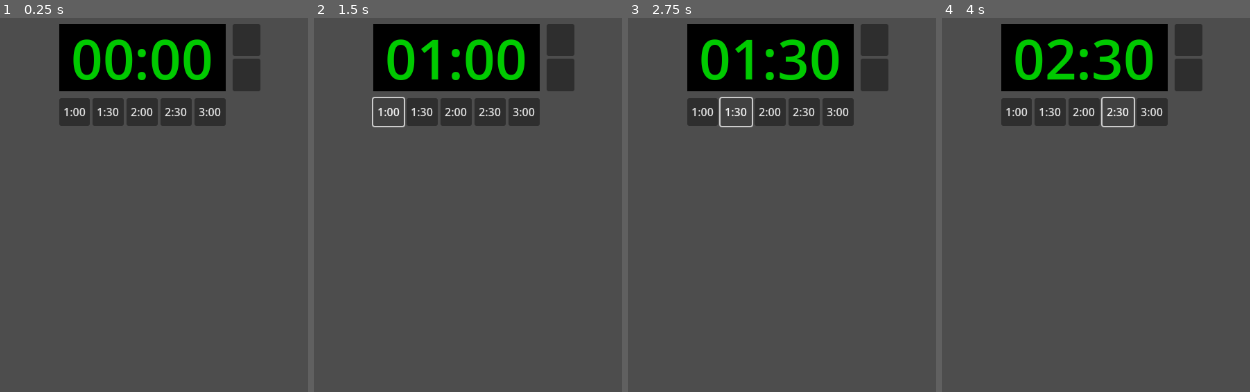
Above: before the commit, frames 1-4 (left to right).
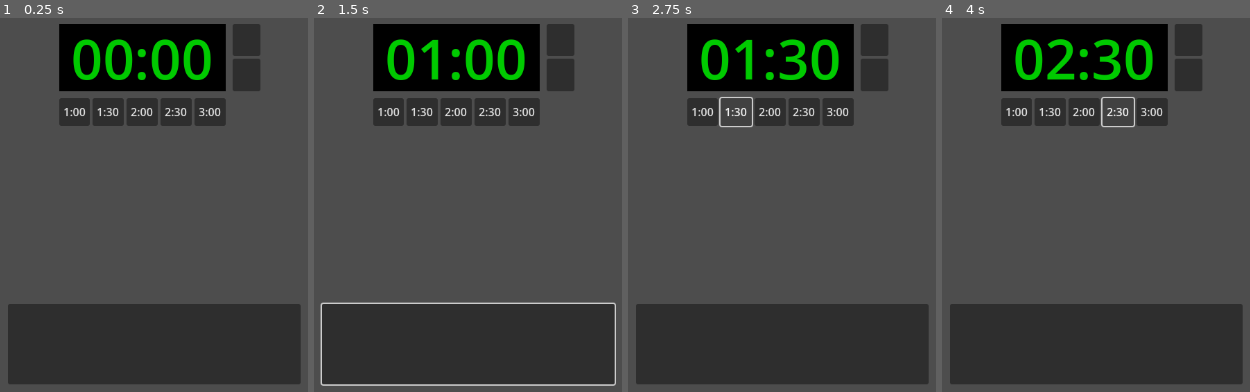
Above: after the commit, the same moments.

Repository: jonatas57/placar-morganti
Game: Godot game, scene res://control.tscn
Two runs of this game, one before a commit and one after it. Both use one fixed random seed, a clock stepped at 60 frames per second and the inputs below.
Inputs (mouse positions are in pixels of both pictures, inside the frame that each line leads up to; where the layout moved, square brackets give the same spot in the first picture):
- Up to frame 1 (0.25 s): no input
- Up to frame 2 (1.5 s): click "1:00" at 0.5 s; click (468, 343) [387, 111] at 1.25 s
- Up to frame 3 (2.75 s): click "1:30" at 2 s
- Up to frame 4 (4 s): click "2:00" at 2.75 s; click "2:30" at 3.5 s

The runs differ from the first frame. In frame 1, 20% of the frame differs, in the area x 2-98%, y 76-98%; in frame 2, 22%, in the area x 1-99%, y 21-99%; in frame 3, 20%; in frame 4, 20%.

Commit message:
feat: adiciona segunda tela

Diff:
--- a/control.tscn
+++ b/control.tscn
@@ -104,3 +104,19 @@
 [node name="Stop" type="Button" parent="TimerArea/TimeControls"]
 layout_mode = 2
 size_flags_vertical = 3
+
+[node name="Button" type="Button" parent="."]
+layout_mode = 0
+offset_left = 382.0
+offset_top = 469.0
+offset_right = 804.0
+offset_bottom = 585.0
+
+[node name="DisplayWindow" type="Window" parent="."]
+disable_3d = true
+title = "Morganti Ju-Jitsu"
+position = Vector2i(176, 24)
+size = Vector2i(800, 600)
+visible = false
+transient = true
+force_native = true
--- a/controlScreen.gd
+++ b/controlScreen.gd
@@ -2,7 +2,24 @@
 
 @onready var timer = $TimerArea
 @onready var timeButtons = $TimerArea/TimeButtons
+@onready var displayButton = $Button
+@onready var display_window: Window = $DisplayWindow
+
+var display_screen = preload("res://display.tscn")
+
 
 func _ready() -> void:
 	for button in timeButtons.get_children():
 		button.connect('button_down', func (): timer.set_time(button.get_meta('value', 0)))
+
+	displayButton.connect("pressed", self.toggle_display_screen)
+
+	var display_instance = display_screen.instantiate()
+	display_window.add_child(display_instance)
+	display_window.connect("close_requested", self.toggle_display_screen)
+
+func toggle_display_screen():
+	if display_window.is_visible():
+		display_window.hide()
+	else:
+		display_window.show()
--- /dev/null
+++ b/display.tscn
@@ -0,0 +1,41 @@
+[gd_scene load_steps=2 format=3 uid="uid://8wp1qvgfxcj5"]
+
+[sub_resource type="LabelSettings" id="LabelSettings_274ar"]
+line_spacing = 0.0
+font_size = 234
+font_color = Color(0, 0.792157, 0, 1)
+
+[node name="Display" type="Control"]
+layout_mode = 3
+anchors_preset = 15
+anchor_right = 1.0
+anchor_bottom = 1.0
+grow_horizontal = 2
+grow_vertical = 2
+
+[node name="VBoxContainer" type="VBoxContainer" parent="."]
+layout_mode = 1
+anchors_preset = 15
+anchor_right = 1.0
+anchor_bottom = 1.0
+grow_horizontal = 2
+grow_vertical = 2
+
+[node name="ColorRect" type="ColorRect" parent="VBoxContainer"]
+layout_mode = 2
+size_flags_vertical = 3
+color = Color(0, 0, 0, 1)
+
+[node name="Timer" type="Label" parent="VBoxContainer/ColorRect"]
+layout_mode = 1
+anchors_preset = -1
+anchor_right = 1.0
+anchor_bottom = 1.0
+offset_top = -2.0
+offset_bottom = -2.0
+grow_horizontal = 2
+grow_vertical = 2
+text = "00:00"
+label_settings = SubResource("LabelSettings_274ar")
+horizontal_alignment = 1
+vertical_alignment = 1
--- a/project.godot
+++ b/project.godot
@@ -15,7 +15,13 @@
 config/features=PackedStringArray("4.3", "GL Compatibility")
 config/icon="res://icon.svg"
 
+[display]
+
+window/subwindows/embed_subwindows=false
+window/dpi/allow_hidpi=false
+
 [rendering]
 
 renderer/rendering_method="gl_compatibility"
 renderer/rendering_method.mobile="gl_compatibility"
+textures/vram_compression/import_etc2_astc=true
